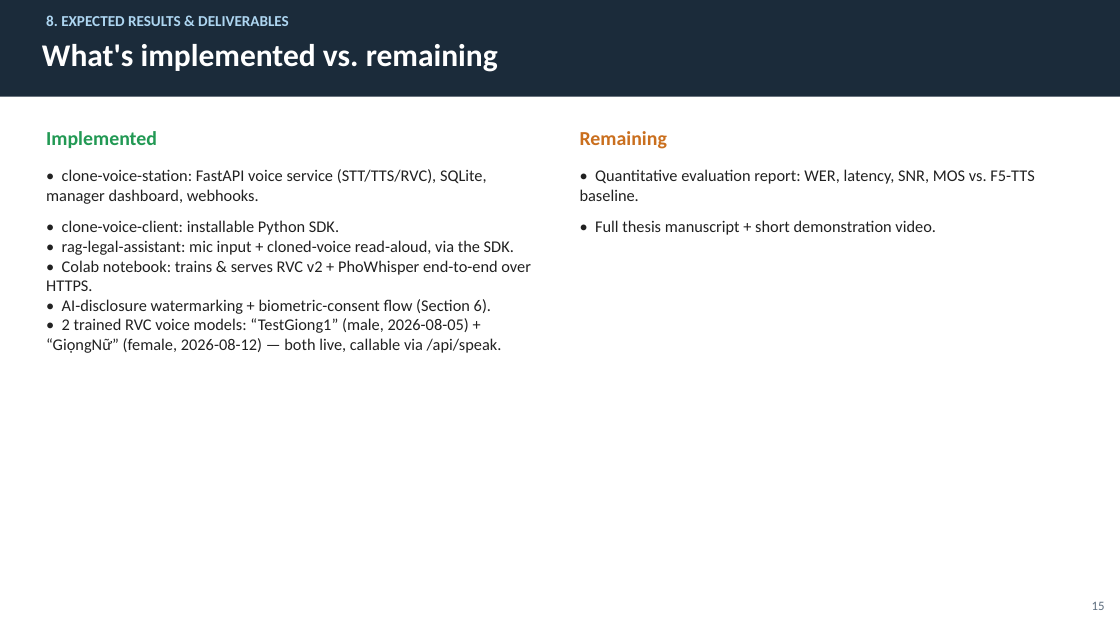
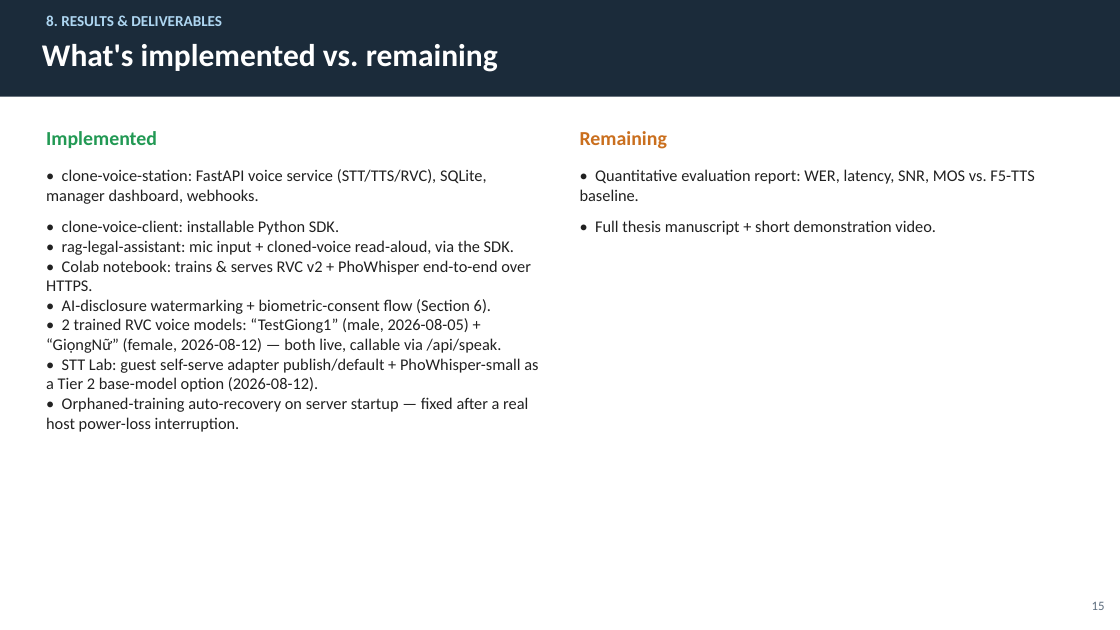
Before and after one commit to BaoNHN/rag-legal-assistant-voice, a slide deck: slide 15 of Thesis_Defense_24MSE23204.pptx. Drawn at 1120x630 pixels with LibreOffice and Linux fonts; fonts in the diff are those of the drawing. Boxes give left, top, right and bottom in pixels: in the first picture for what was removed or moved away, otherwise in the second. Text is boxed around its words. In the diff, an @@ line names an element or a change of style, - is before the commit and + after.

```diff
--- a/Thesis_Defense_24MSE23204.pptx
+++ b/Thesis_Defense_24MSE23204.pptx
@@ text at bbox=[46, 15, 222, 26]: text changed @@
-8. EXPECTED RESULTS & DELIVERABLES
+8. RESULTS & DELIVERABLES
@@ text at bbox=[46, 358, 538, 432]: paragraphs added @@
+• STT Lab: guest self-serve adapter publish/default + PhoWhisper-small as a Tier 2 base-model option (2026-08-12).
+• Orphaned-training auto-recovery on server startup — fixed after a real host power-loss interruption.
```
Also in this commit, not shown: 7 other slides changed.
